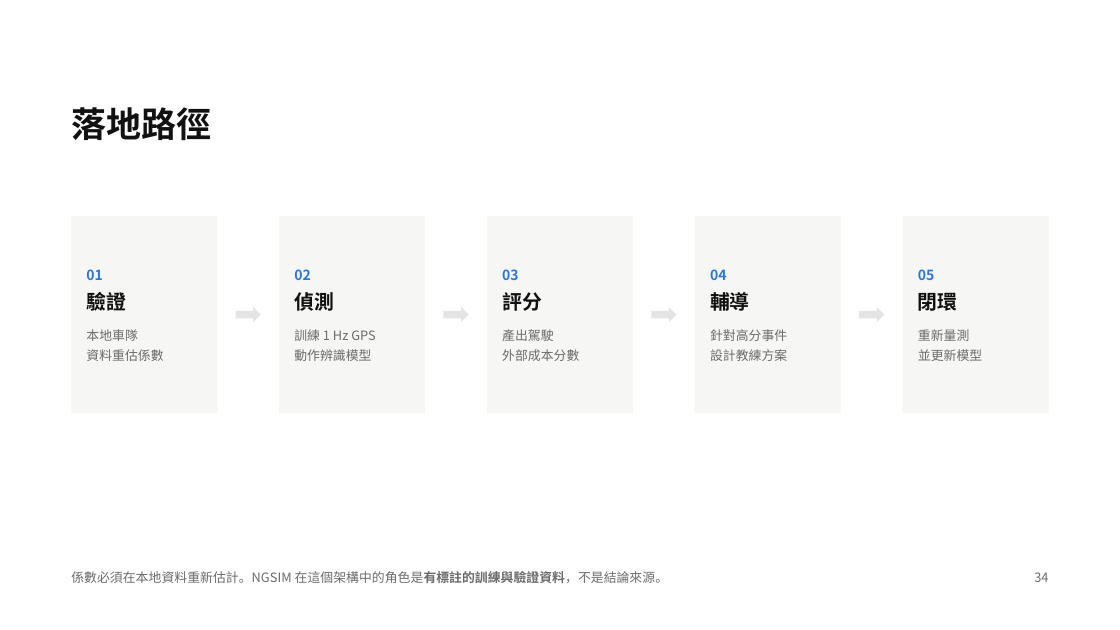
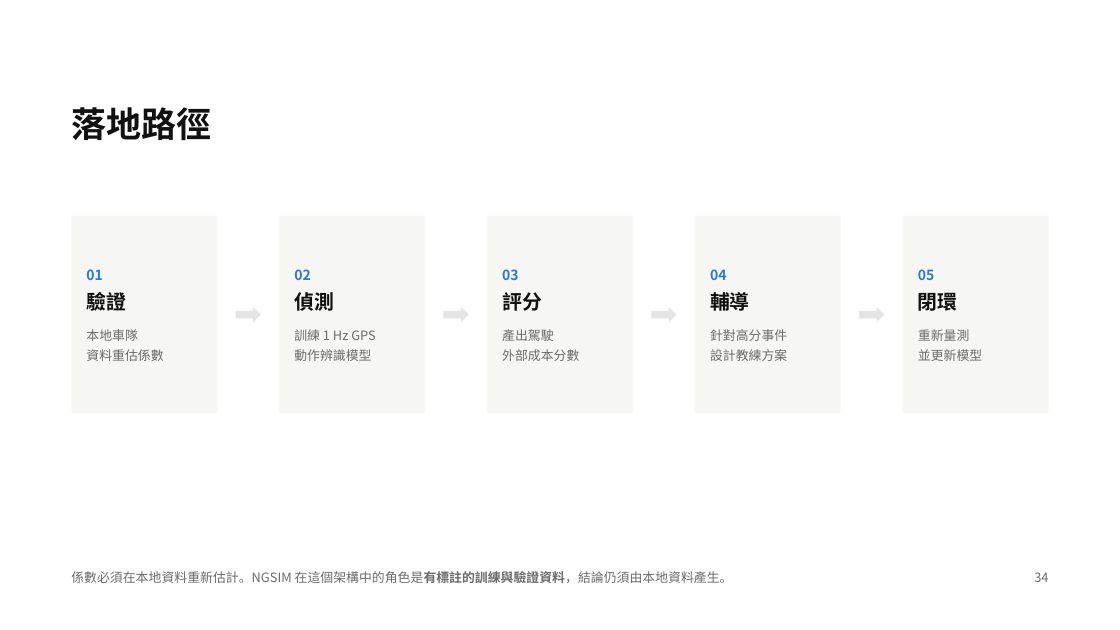
Before and after one commit to wein2004/lane-change-externality, a slide deck: slide 34 of 變換車道的外部成本.pptx. Drawn at 1120x630 pixels with LibreOffice and Linux fonts; fonts in the diff are those of the drawing. Boxes give left, top, right and bottom in pixels: in the first picture for what was removed or moved away, otherwise in the second. Text is boxed around its words. In the diff, an @@ line names an element or a change of style, - is before the commit and + after.

```diff
--- a/變換車道的外部成本.pptx
+++ b/變換車道的外部成本.pptx
@@ text at [71,571,733,583]: text changed @@
-係數必須在本地資料重新估計。NGSIM 在這個架構中的角色是有標註的訓練與驗證資料，不是結論來源。
+係數必須在本地資料重新估計。NGSIM 在這個架構中的角色是有標註的訓練與驗證資料，結論仍須由本地資料產生。
```
Also in this commit, not shown: 10 other slides changed, 3 other files.
